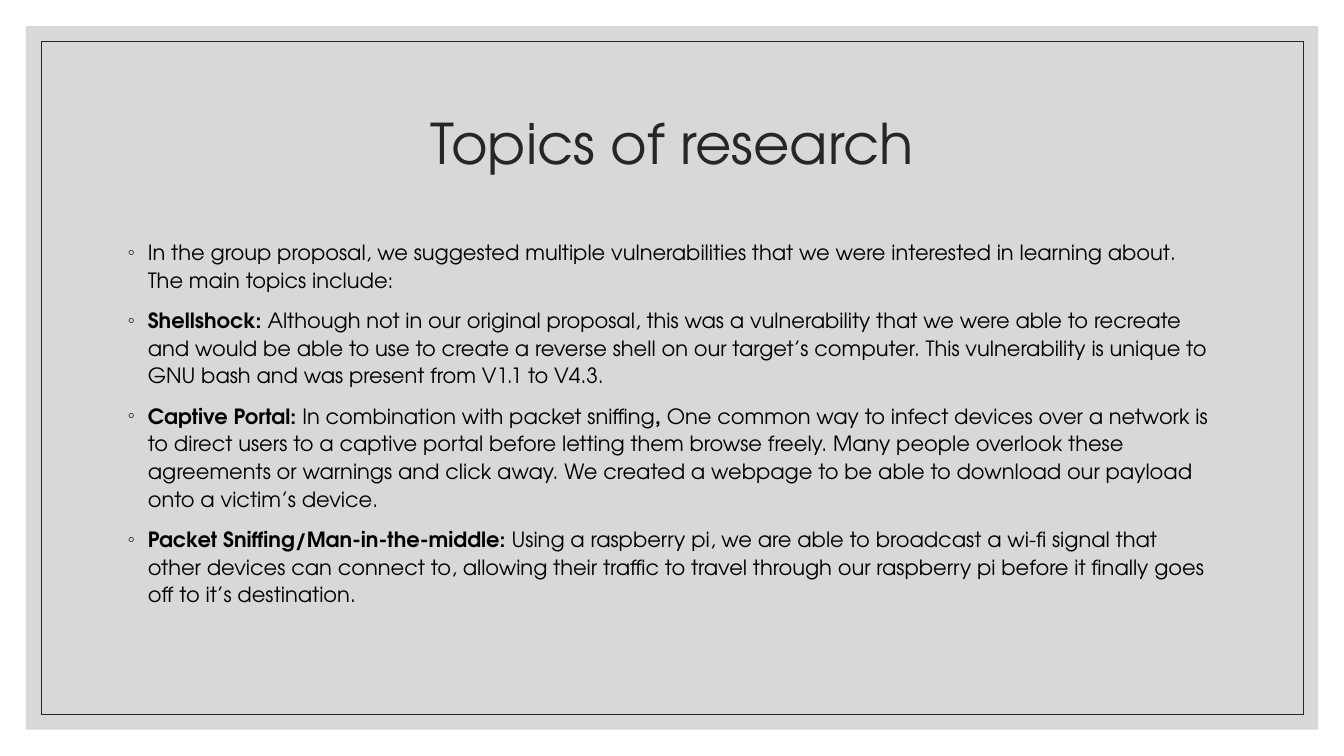
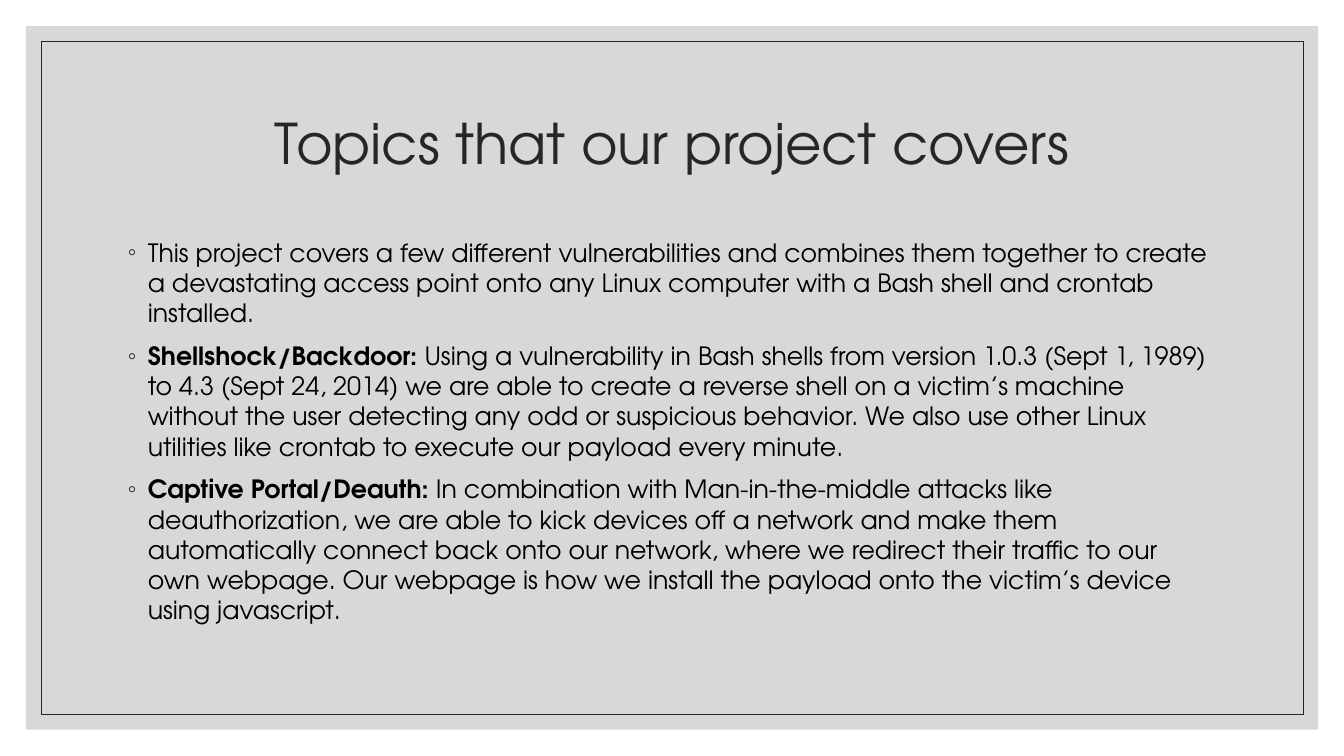
Before and after one commit to JulianKeller/cs425-backdoor, a slide deck: slide 2 of Documents/Remote attacks and backdoors.pptx. Drawn at 1344x756 pixels with LibreOffice and Linux fonts; fonts in the diff are those of the drawing. Boxes give left, top, right and bottom in pixels: in the first picture for what was removed or moved away, otherwise in the second. Text is boxed around its words. In the diff, an @@ line names an element or a change of style, - is before the commit and + after.

Commit message:
Update Remote attacks and backdoors.pptx
Still working on the presentation. Posting the updated version

```diff
--- a/Documents/Remote attacks and backdoors.pptx
+++ b/Documents/Remote attacks and backdoors.pptx
@@ title at [275,122,1068,175]: text changed @@
-Topics of research
+Topics that our project covers
@@ text at [148,243,1207,625]: text changed; size 15 to 18 pt @@
-◦ In the group proposal, we suggested multiple vulnerabilities that we were interested in learning about. The main topics include:
-◦ Shellshock: Although not in our original proposal, this was a vulnerability that we were able to recreate and would be able to use to create a reverse shell on our target’s computer. This vulnerability is unique to GNU bash and was present from V1.1 to V4.3.
-◦ Captive Portal: In combination with packet sniffing, One common way to infect devices over a network is to direct users to a captive portal before letting them browse freely. Many people overlook these agreements or warnings and click away. We created a webpage to be able to download our payload onto a victim’s device.
-◦ Packet Sniffing/Man-in-the-middle: Using a raspberry pi, we are able to broadcast a wi-fi signal that other devices can connect to, allowing their traffic to travel through our raspberry pi before it finally goes off to it’s destination.
+◦ This project covers a few different vulnerabilities and combines them together to create a devastating access point onto any Linux computer with a Bash shell and crontab installed.
+◦ Shellshock/Backdoor: Using a vulnerability in Bash shells from version 1.0.3 (Sept 1, 1989) to 4.3 (Sept 24, 2014) we are able to create a reverse shell on a victim’s machine without the user detecting any odd or suspicious behavior. We also use other Linux utilities like crontab to execute our payload every minute.
+◦ Captive Portal/Deauth: In combination with Man-in-the-middle attacks like deauthorization, we are able to kick devices off a network and make them automatically connect back onto our network, where we redirect their traffic to our own webpage. Our webpage is how we install the payload onto the victim’s device using javascript.
```
Also in this commit, not shown: 1 other slide changed, 7 slides added, 2 slides removed.
